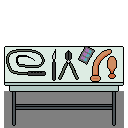
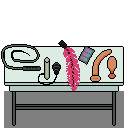
Revision of a layered 128px x 128px image; what changed, layer by layer:
renamed "scalpel" to "sex toys", painted on it over (1, 40, 80, 91)
